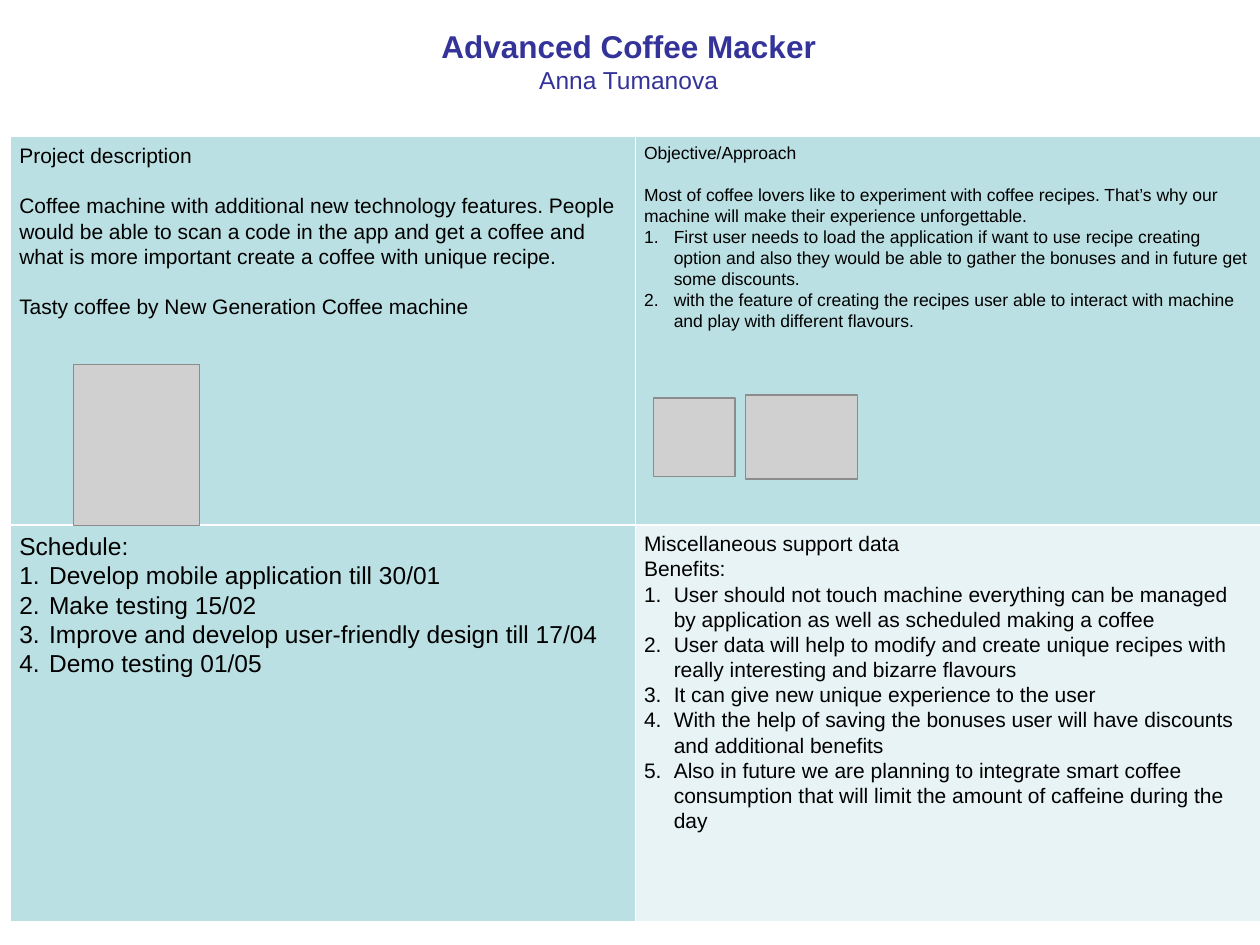
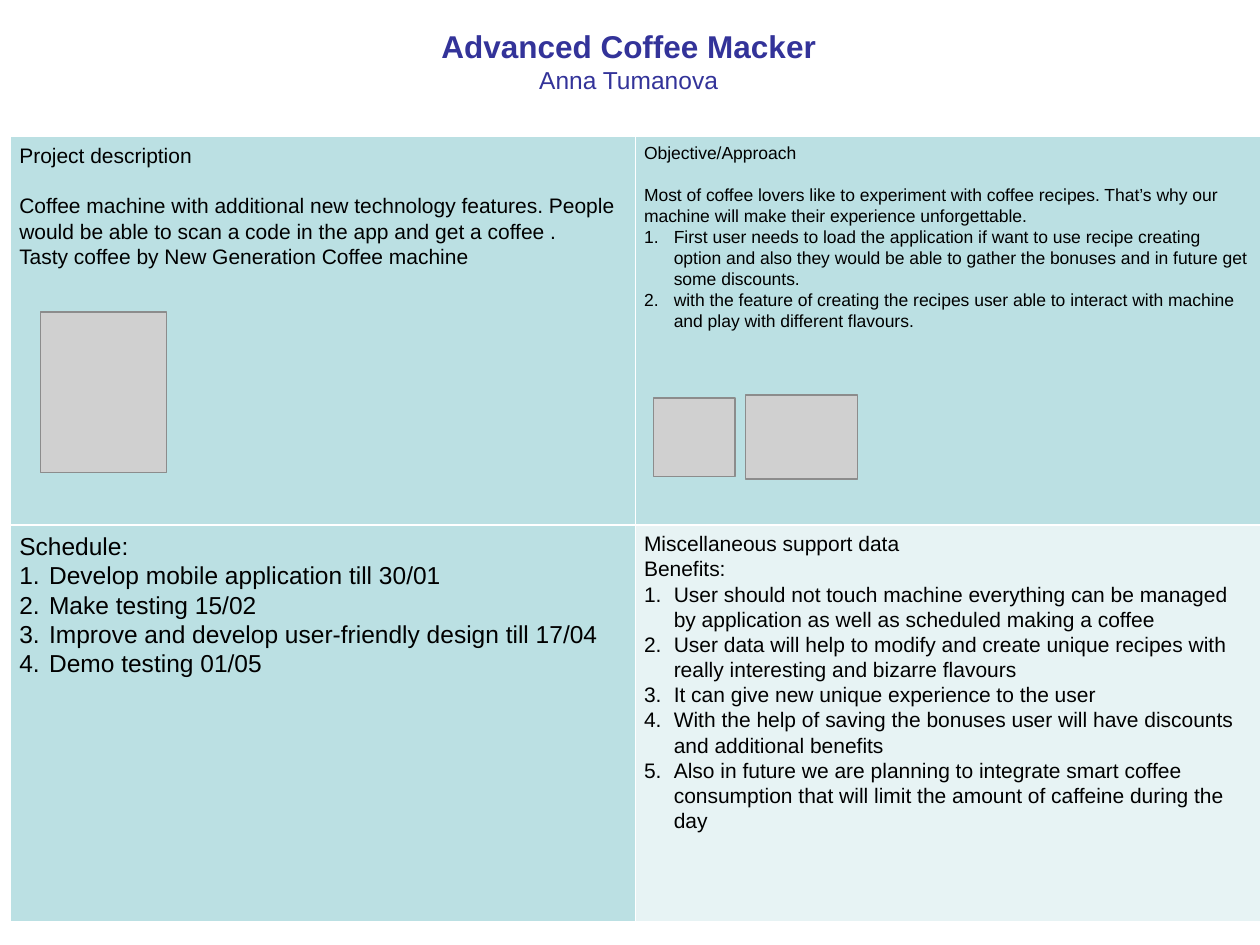
Before and after one commit to mwsobol/SORCER-multiFi, a slide deck: slide 1 of examples/coffeemaker/team/HA1/Anna_Tumanova_s21424/4-blocker-s21424.ppt. Drawn at 1260x945 pixels with LibreOffice and Linux fonts; fonts in the diff are those of the drawing; grey boxes stand for pictures. Boxes give left, top, right and bottom in pixels: in the first picture for what was removed or moved away, otherwise in the second. Text is boxed around its words. In the diff, an @@ line names an element or a change of style, - is before the commit and + after.

```diff
--- a/examples/coffeemaker/team/HA1/Anna_Tumanova_s21424/4-blocker-s21424.ppt
+++ b/examples/coffeemaker/team/HA1/Anna_Tumanova_s21424/4-blocker-s21424.ppt
@@ table at (10, 136, 1260, 921) @@
-row 1, column 1: Project description / Coffee machine with additional new technology features. People would be able to scan a code in the app and get a coffee and what is more important create a coffee with unique recipe. / Tasty coffee by New Generation Coffee machine
+row 1, column 1: Project description / Coffee machine with additional new technology features. People would be able to scan a code in the app and get a coffee . / Tasty coffee by New Generation Coffee machine
@@ picture: place and size @@
-picture at (73, 365, 199, 525)
+picture at (40, 312, 166, 472)
```
Also in this commit, not shown: 4 other files.
